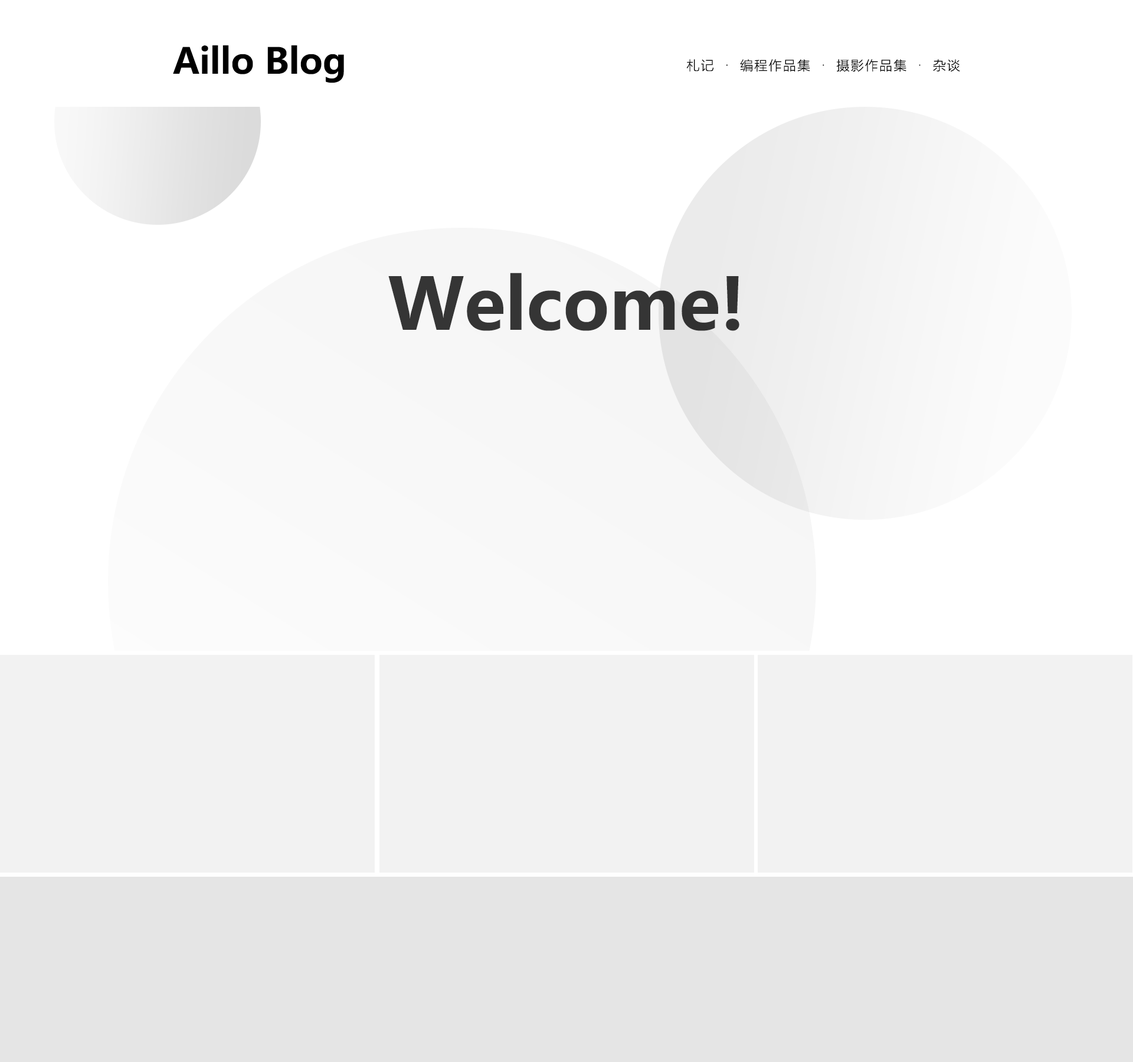
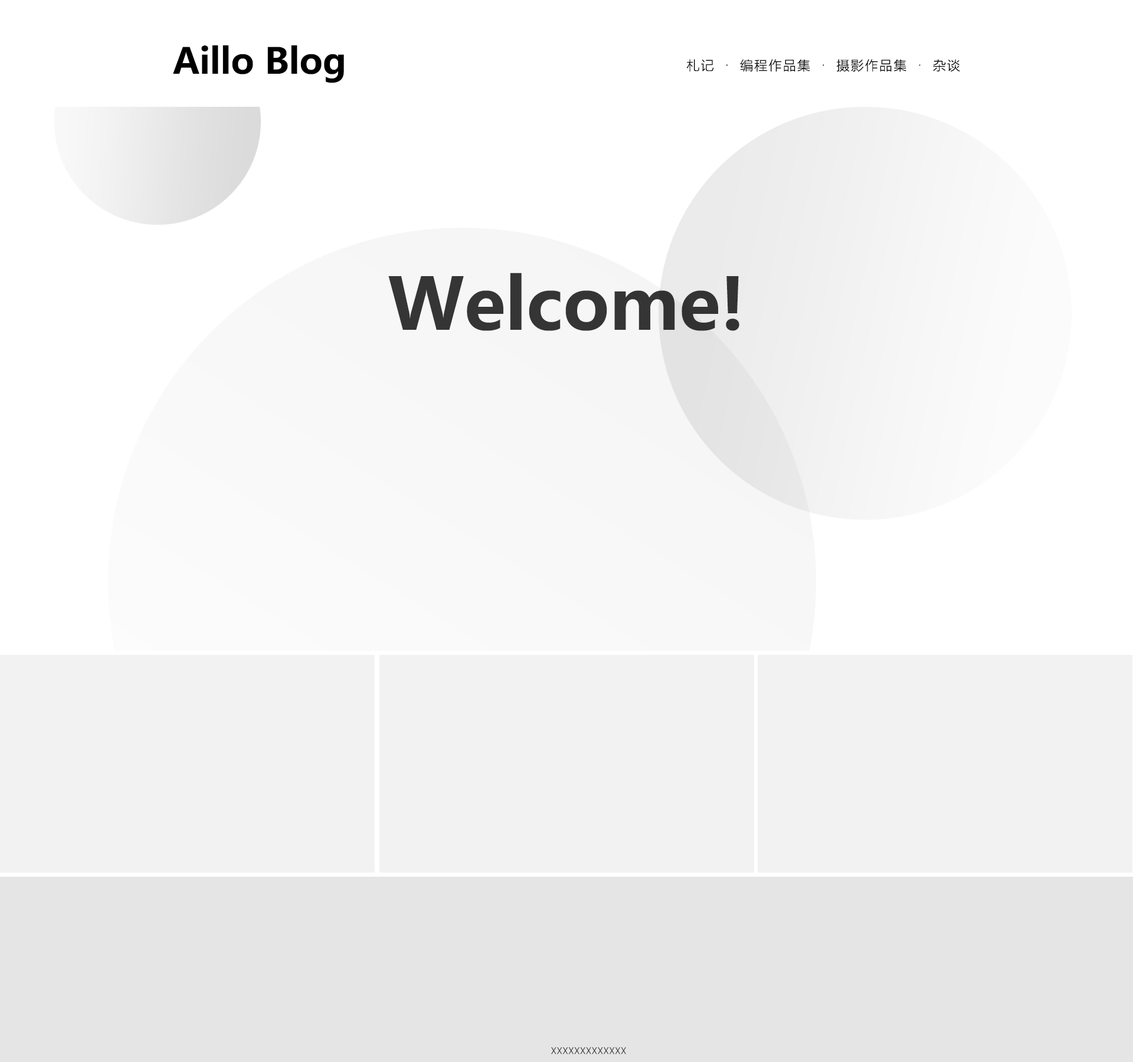
Before/after of a 1133 x 1062 layered artwork. What changed in the layer stack:
added layer "XXXXXXXXXXXXX" above "矩形 5" over [left=551, top=1047, right=627, bottom=1055]
